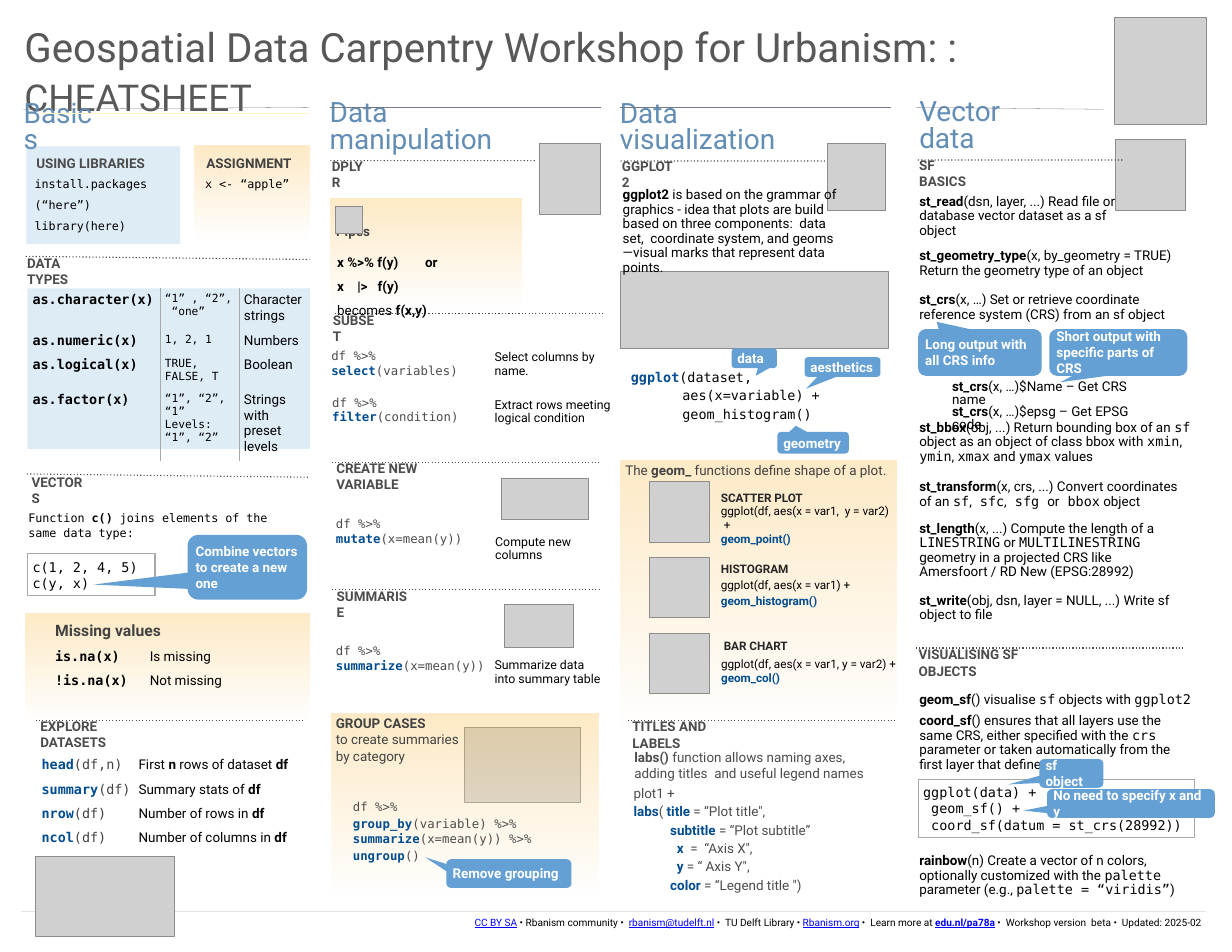
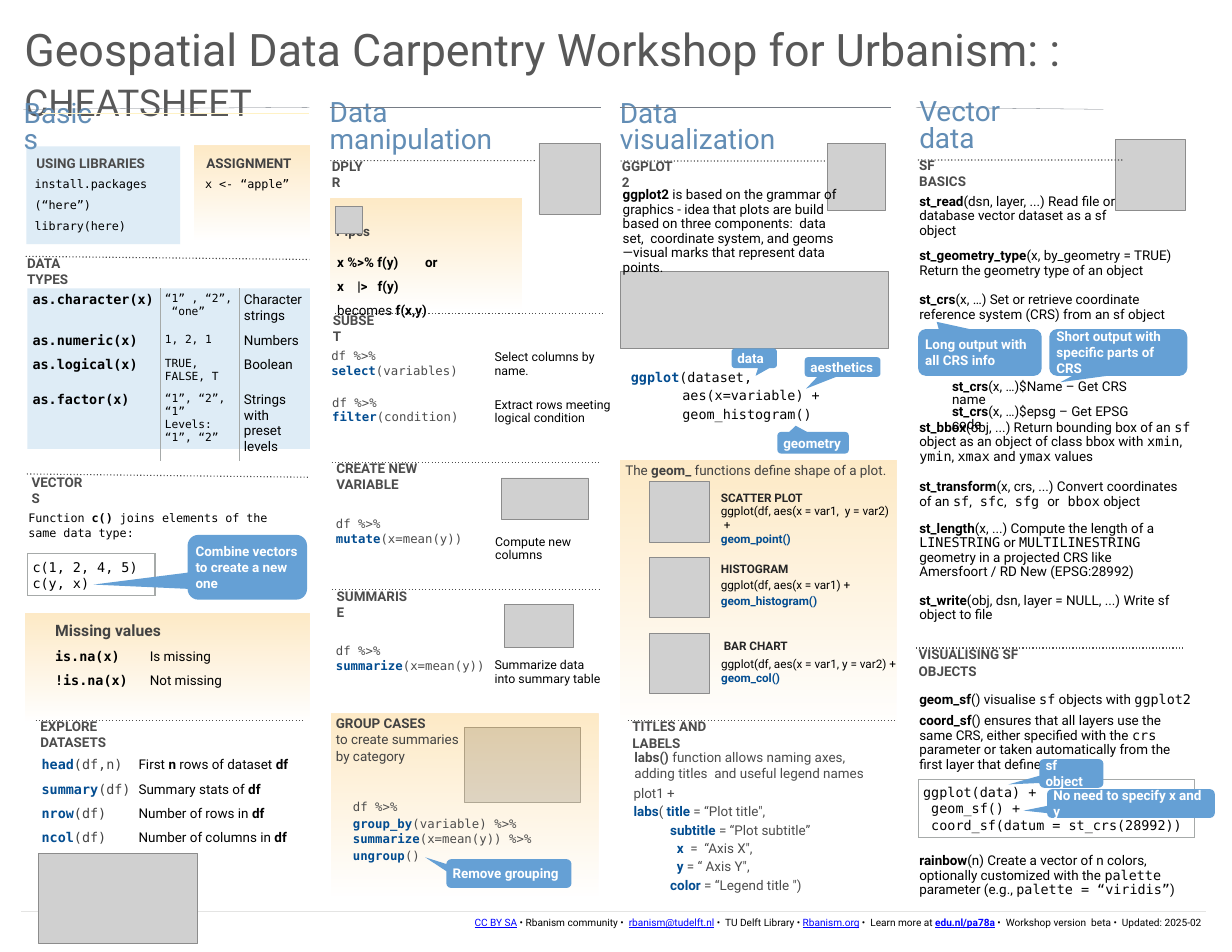
Before and after one commit to carpentries-incubator/r-geospatial-urban, a slide deck: slide 1 of instructors/cheatsheet/GDCU2025_cheatsheet.pptx. Drawn at 1232x952 pixels with LibreOffice and Linux fonts; fonts in the diff are those of the drawing; grey boxes stand for pictures. Boxes give left, top, right and bottom in pixels: in the first picture for what was removed or moved away, otherwise in the second. Text is boxed around its words. In the diff, an @@ line names an element or a change of style, - is before the commit and + after.

Commit message:
drop logo in cheatsheet

```diff
--- a/instructors/cheatsheet/GDCU2025_cheatsheet.pptx
+++ b/instructors/cheatsheet/GDCU2025_cheatsheet.pptx
@@ picture removed at bbox=[1114, 18, 1207, 124] @@
@@ title "Geospatial Data Carpentry Workshop for ..." at bbox=[24, 32, 1038, 124]: size 36 to 40 pt in "Geospatial Data Carpentry Workshop for Urbanism: :" @@
@@ picture: place and size @@
-picture at bbox=[35, 857, 174, 936]
+picture at bbox=[39, 853, 198, 943]
```
Also in this commit, not shown: 1 other slide changed, 1 other file.
